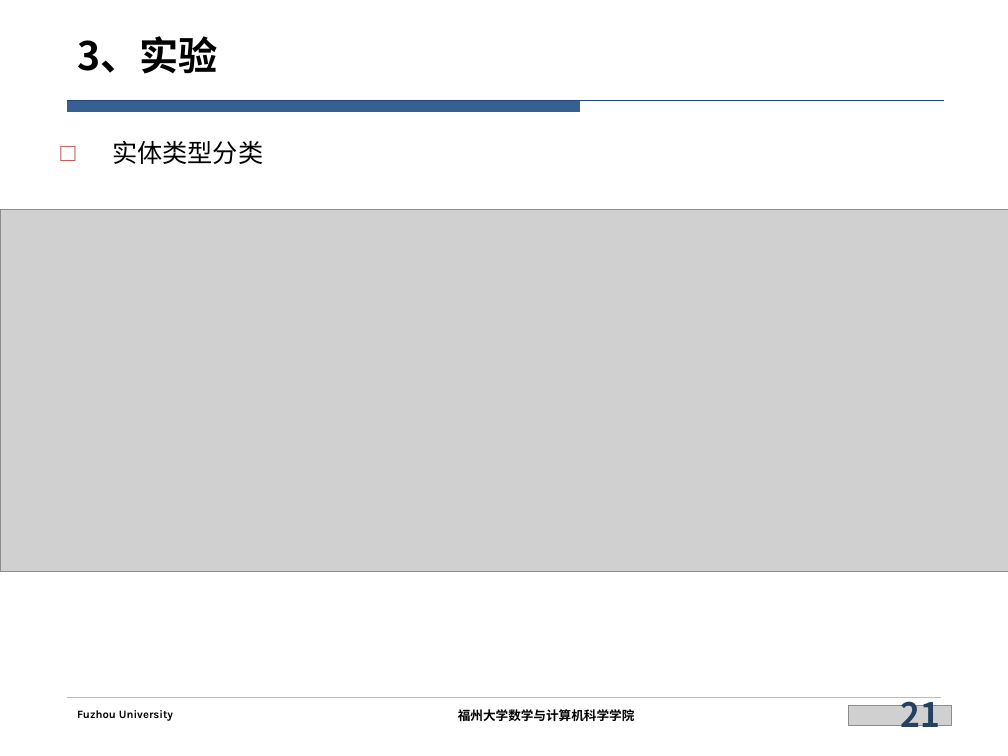
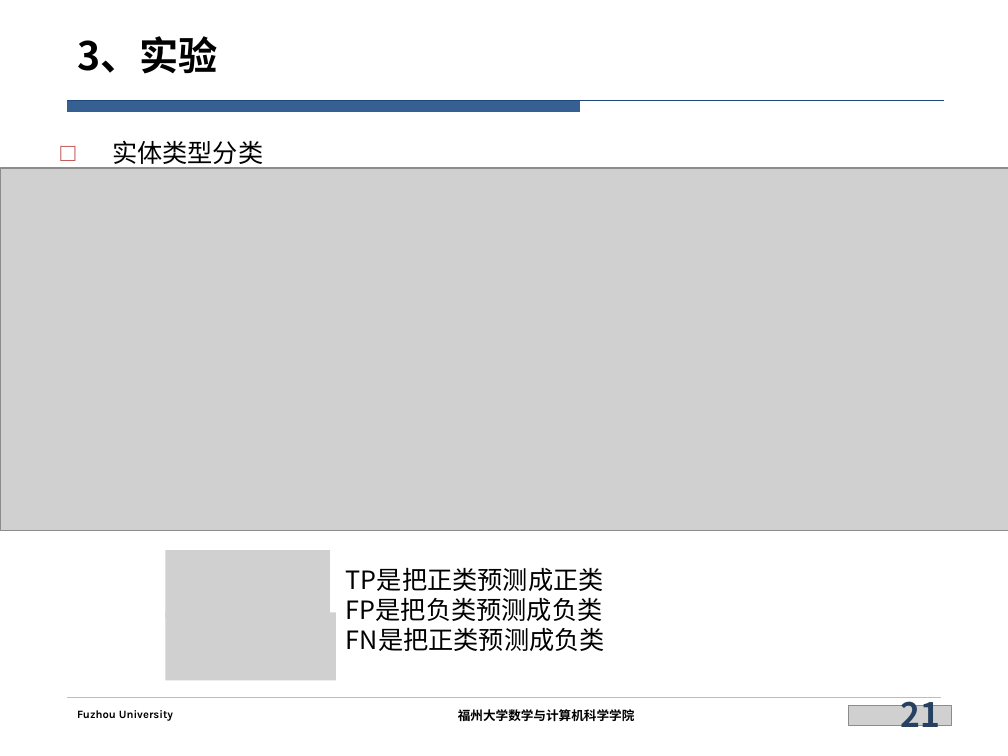
Before and after one commit to siberia0015/Paper-Report, a slide deck: slide 21 of 实验室/ConnectE/ConnectE.pptx. Drawn at 1008x756 pixels with LibreOffice and Linux fonts; fonts in the diff are those of the drawing; grey boxes stand for pictures; background and template pictures are left out. Boxes give left, top, right and bottom in pixels: in the first picture for what was removed or moved away, otherwise in the second. Text is boxed around its words. In the diff, an @@ line names an element or a change of style, - is before the commit and + after.

```diff
--- a/实验室/ConnectE/ConnectE.pptx
+++ b/实验室/ConnectE/ConnectE.pptx
@@ picture: place and size @@
-picture at box(1, 210, 1008, 572)
+picture at box(1, 168, 1008, 530)
@@ picture added at box(165, 550, 330, 618) @@
@@ text added at box(346, 567, 605, 651), 18 pt, text #000000 @@
+TP是把正类预测成正类
+FP是把负类预测成负类
+FN是把正类预测成负类
@@ picture added at box(165, 613, 336, 680) @@
```
Also in this commit, not shown: 3 other slides changed.
